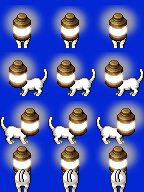
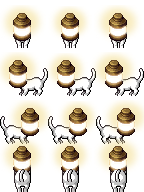
Before/after of a 144×192 layered artwork. What changed in the layer stack:
hid "Calque 7" over [0, 0, 144, 192]
